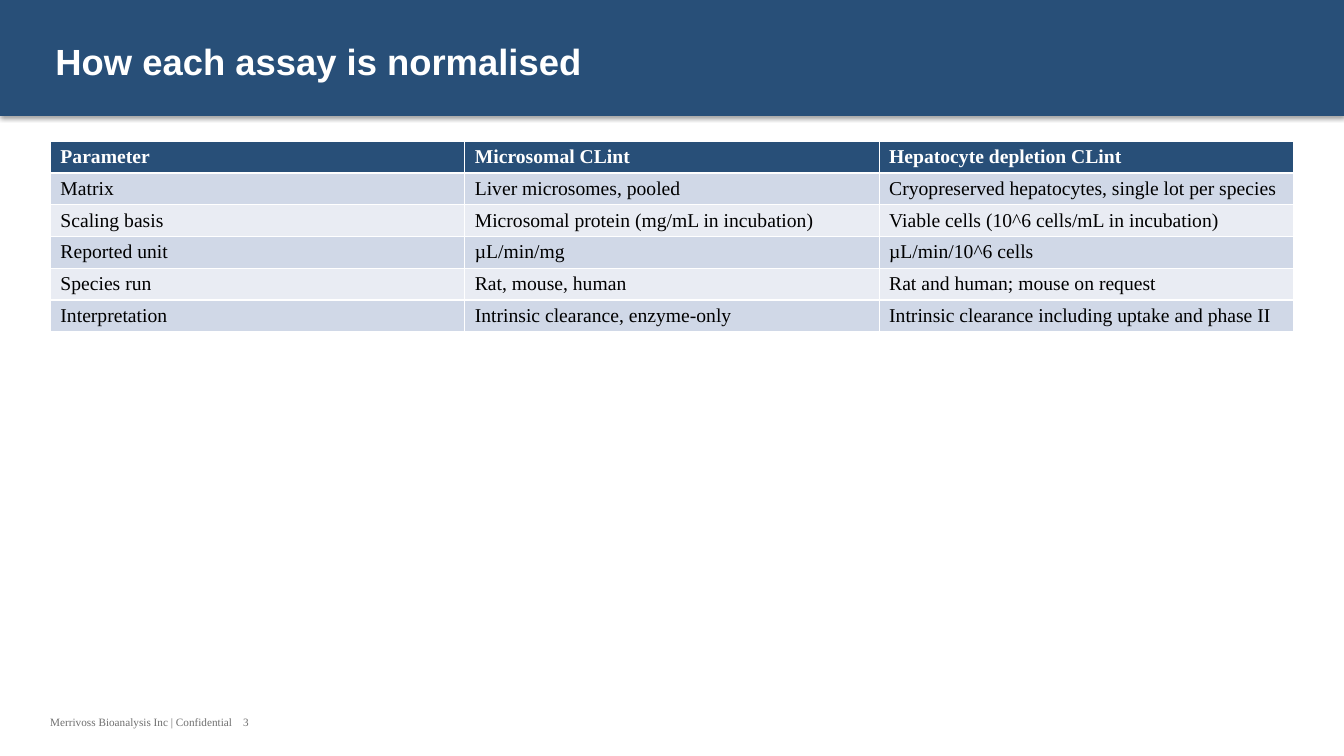
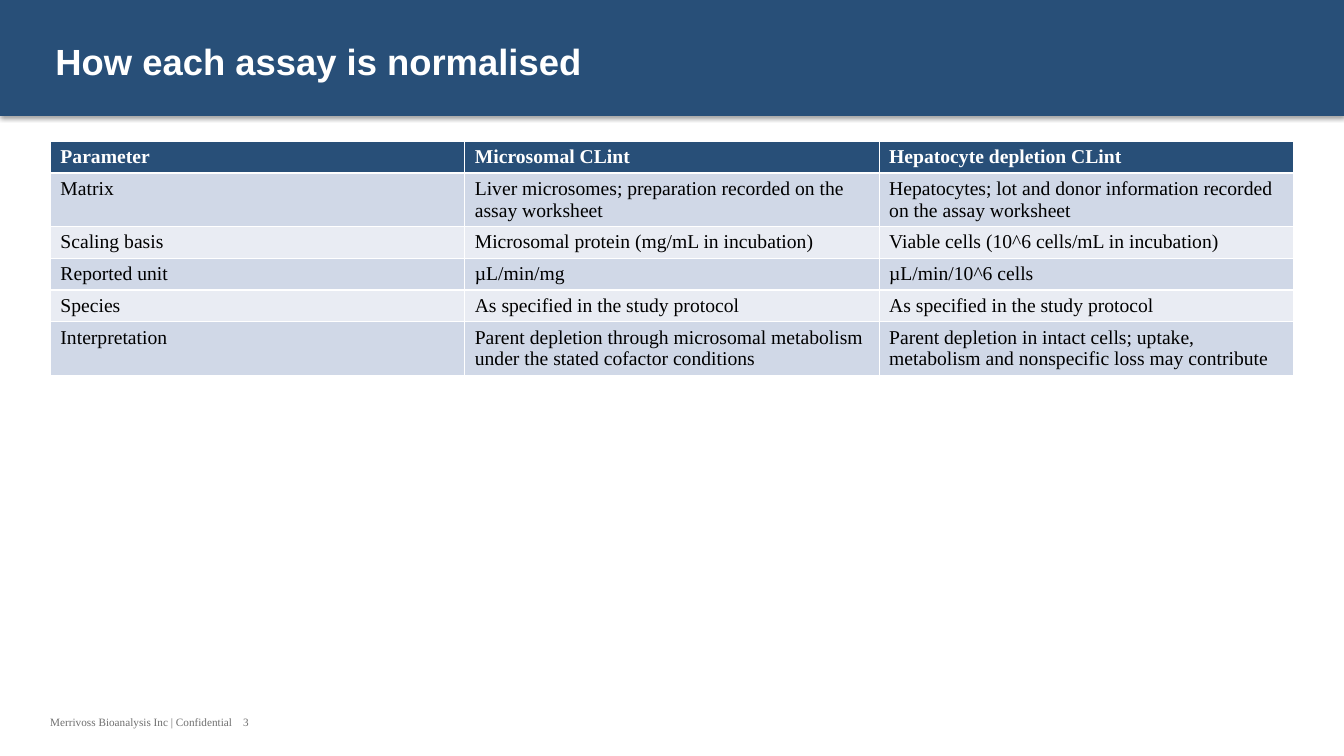
Before and after one commit to 60xAI/portco-mock-dataset, a slide deck: slide 3 of output/archive/Archive/Users/mrinalvesi_old_laptop/DMPK/Working/DMPK_Clearance_031714_v2.pptx. Drawn at 1344x756 pixels with LibreOffice and Linux fonts; fonts in the diff are those of the drawing. Boxes give left, top, right and bottom in pixels: in the first picture for what was removed or moved away, otherwise in the second. Text is boxed around its words. In the diff, an @@ line names an element or a change of style, - is before the commit and + after.

```diff
--- a/output/archive/Archive/Users/mrinalvesi_old_laptop/DMPK/Working/DMPK_Clearance_031714_v2.pptx
+++ b/output/archive/Archive/Users/mrinalvesi_old_laptop/DMPK/Working/DMPK_Clearance_031714_v2.pptx
@@ table at bbox=[50, 141, 1294, 374] @@
-row 2, column 2: Liver microsomes, pooled
+row 2, column 2: Liver microsomes; preparation recorded on the assay worksheet
-row 2, column 3: Cryopreserved hepatocytes, single lot per species
+row 2, column 3: Hepatocytes; lot and donor information recorded on the assay worksheet
-row 5: Species run | Rat, mouse, human | Rat and human; mouse on request
+row 5: Species | As specified in the study protocol | As specified in the study protocol
-row 6, column 2: Intrinsic clearance, enzyme-only
+row 6, column 2: Parent depletion through microsomal metabolism under the stated cofactor conditions
-row 6, column 3: Intrinsic clearance including uptake and phase II
+row 6, column 3: Parent depletion in intact cells; uptake, metabolism and nonspecific loss may contribute
```
Also in this commit, not shown: 5 other slides changed, 1 other file.
